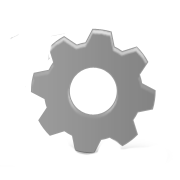
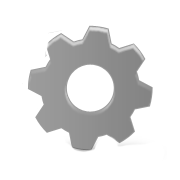
The second 180 x 180 image is a revision of the first. Changes to its layers:
removed layer "Layer 0" over <box>10,27,156,155</box>
added layer "Layer 3" over <box>22,25,156,155</box>
